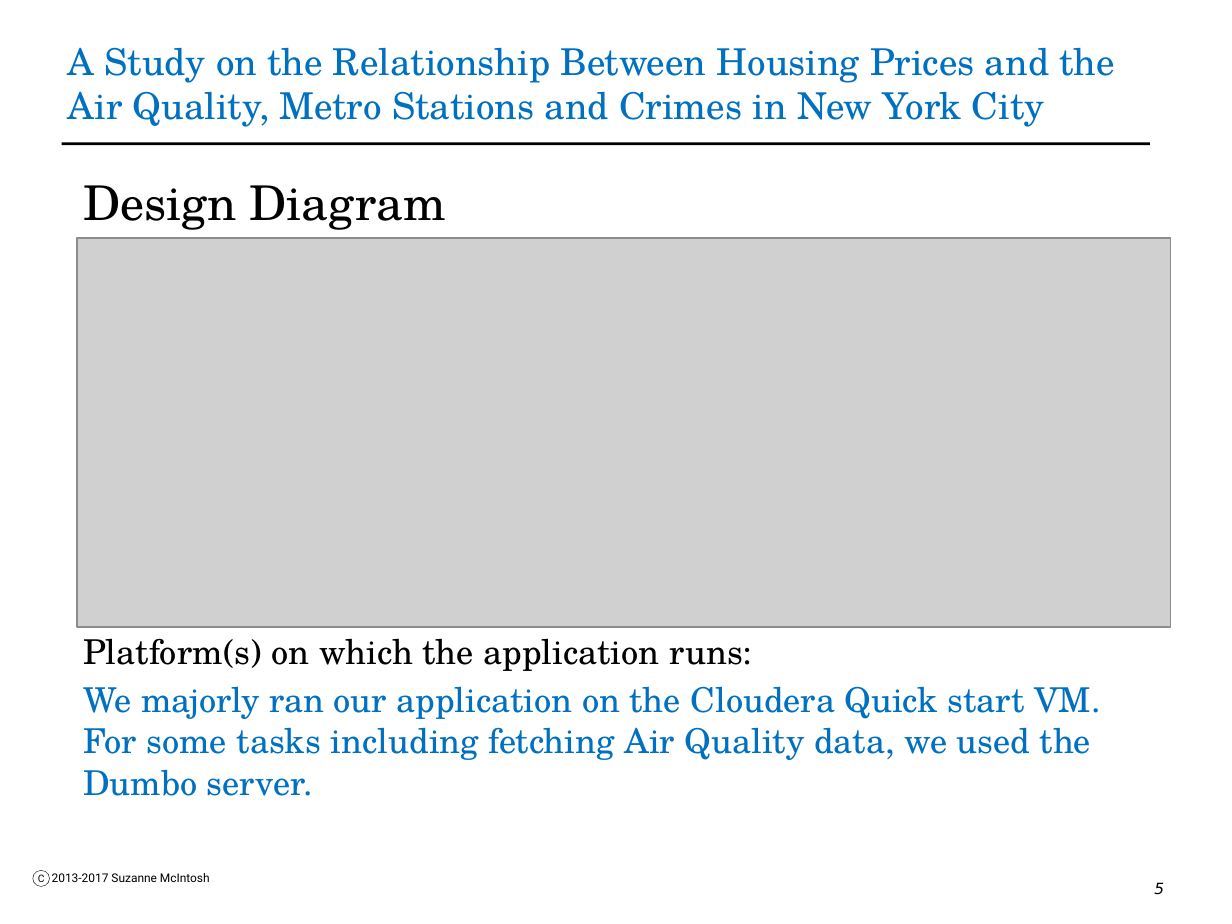
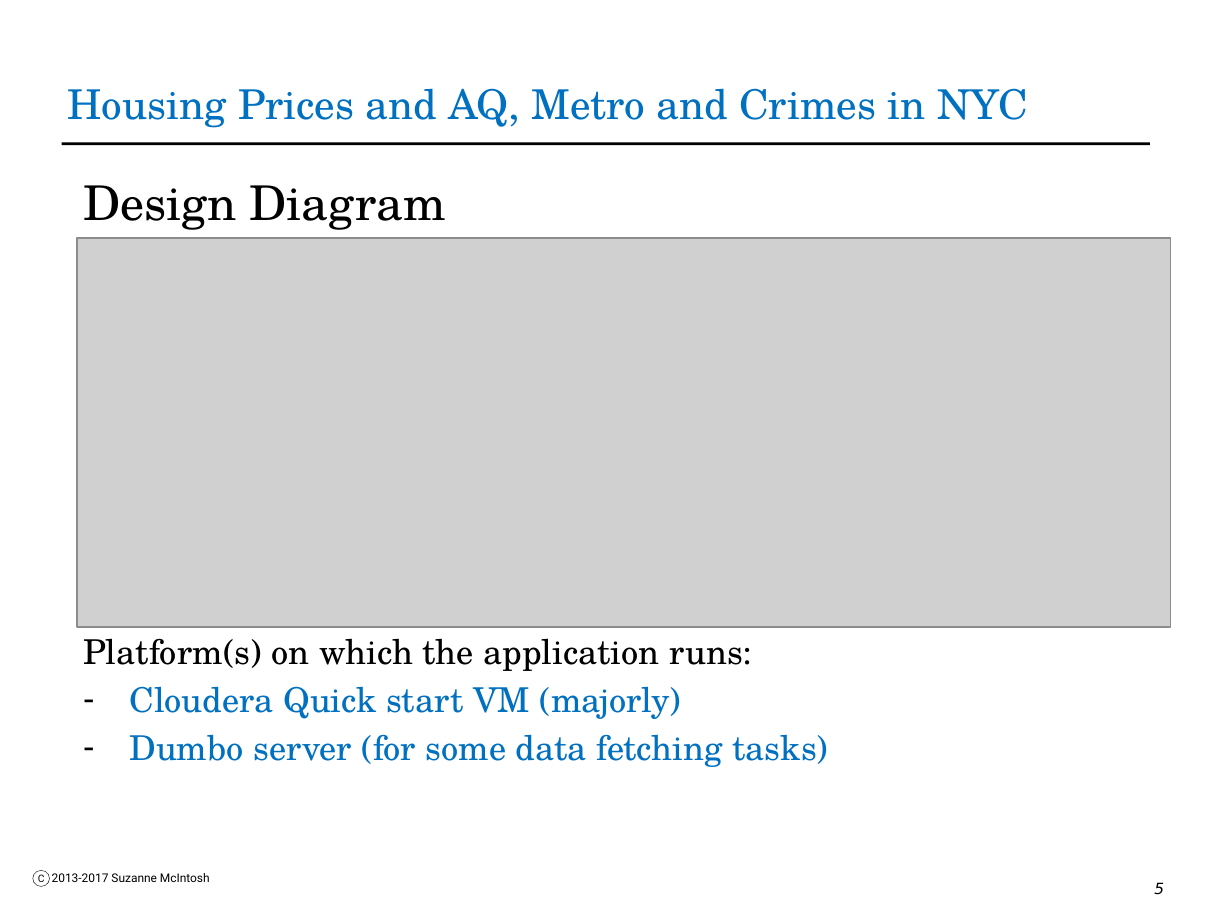
Before and after one commit to darkpursuer/BDAD-2017-Project, a slide deck: slide 5 of Spark_Fall2017_Class12_Slides_YiZhang_TaikunGuo.pptx. Drawn at 1232x924 pixels with LibreOffice and Linux fonts; fonts in the diff are those of the drawing; grey boxes stand for pictures; background and template pictures are left out. Boxes give left, top, right and bottom in pixels: in the first picture for what was removed or moved away, otherwise in the second. Text is boxed around its words. In the diff, an @@ line names an element or a change of style, - is before the commit and + after.

```diff
--- a/Spark_Fall2017_Class12_Slides_YiZhang_TaikunGuo.pptx
+++ b/Spark_Fall2017_Class12_Slides_YiZhang_TaikunGuo.pptx
@@ title at <box>68,88,1028,128</box>: text changed; size 21.6 to 24 pt @@
-A Study on the Relationship Between Housing Prices and the Air Quality, Metro Stations and Crimes in New York City
+Housing Prices and AQ, Metro and Crimes in NYC
@@ text at <box>129,686,828,767</box>: text changed @@
-We majorly ran our application on the Cloudera Quick start VM. For some tasks including fetching Air Quality data, we used the Dumbo server.
+– Cloudera Quick start VM (majorly)
+– Dumbo server (for some data fetching tasks)
```
Also in this commit, not shown: 9 other slides changed.
